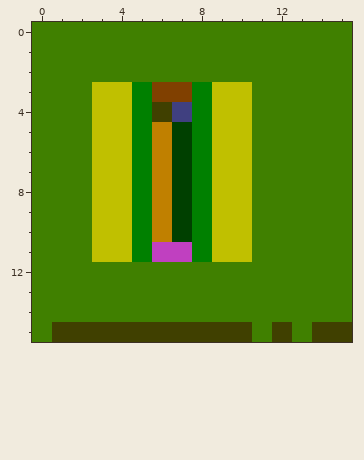
Two versions of one pixel-art sprite, media/map.png. This is how it looked before the edit.
The file is 16x16 pixels.
After the commit:
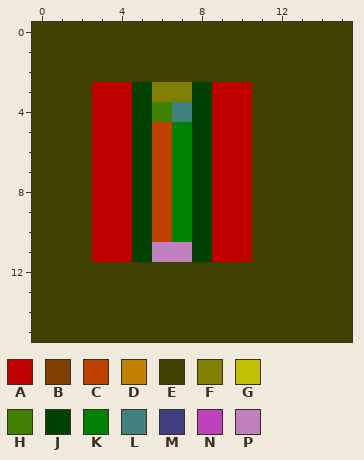
Palette (. is transparent): A #c00000  B #804000  C #c04000  D #c08000  E #404000  F #808000  G #c0c000  H #408000  J #004000  K #008000  L #408080  M #404080  N #c040c0  P #c080c0
Edits made:
Changed rows in their new state; - is an unchanged pixel.
first column x 0:
 0 EEEEEEEEEEEEEEEE
 1 EEEEEEEEEEEEEEEE
 2 EEEEEEEEEEEEEEEE
 3 EEEAAJFFJAAEEEEE
 4 EEEAAJHLJAAEEEEE
 5 EEEAAJCKJAAEEEEE
 6 EEEAAJCKJAAEEEEE
 7 EEEAAJCKJAAEEEEE
 8 EEEAAJCKJAAEEEEE
 9 EEEAAJCKJAAEEEEE
10 EEEAAJCKJAAEEEEE
11 EEEAAJPPJAAEEEEE
12 EEEEEEEEEEEEEEEE
13 EEEEEEEEEEEEEEEE
14 EEEEEEEEEEEEEEEE
15 E----------E-E--
Boxes around the changes in both pictures, in picture pixels (x1, y1, x2, y2):
changed: (32, 22, 352, 342)
